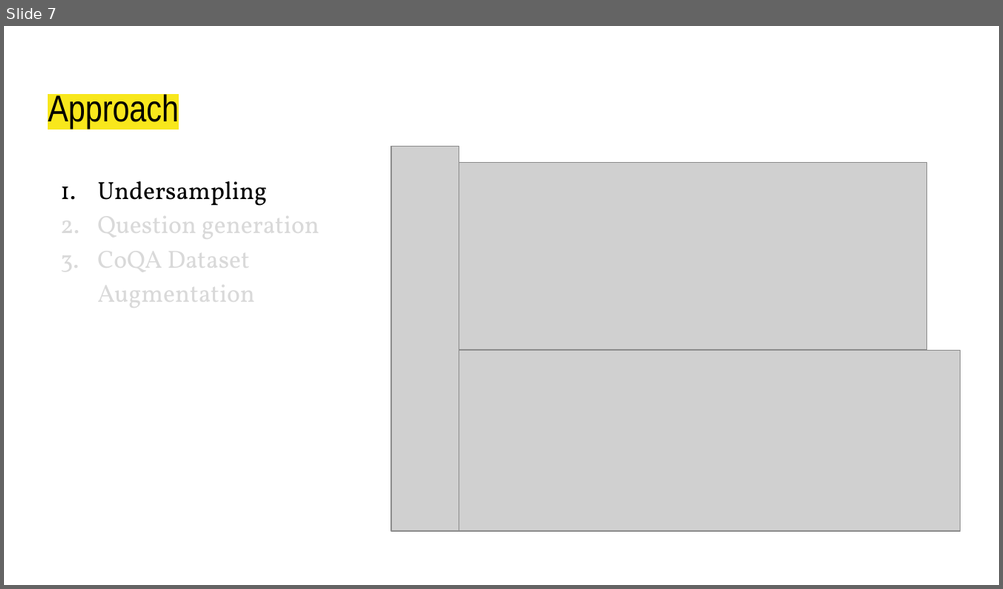
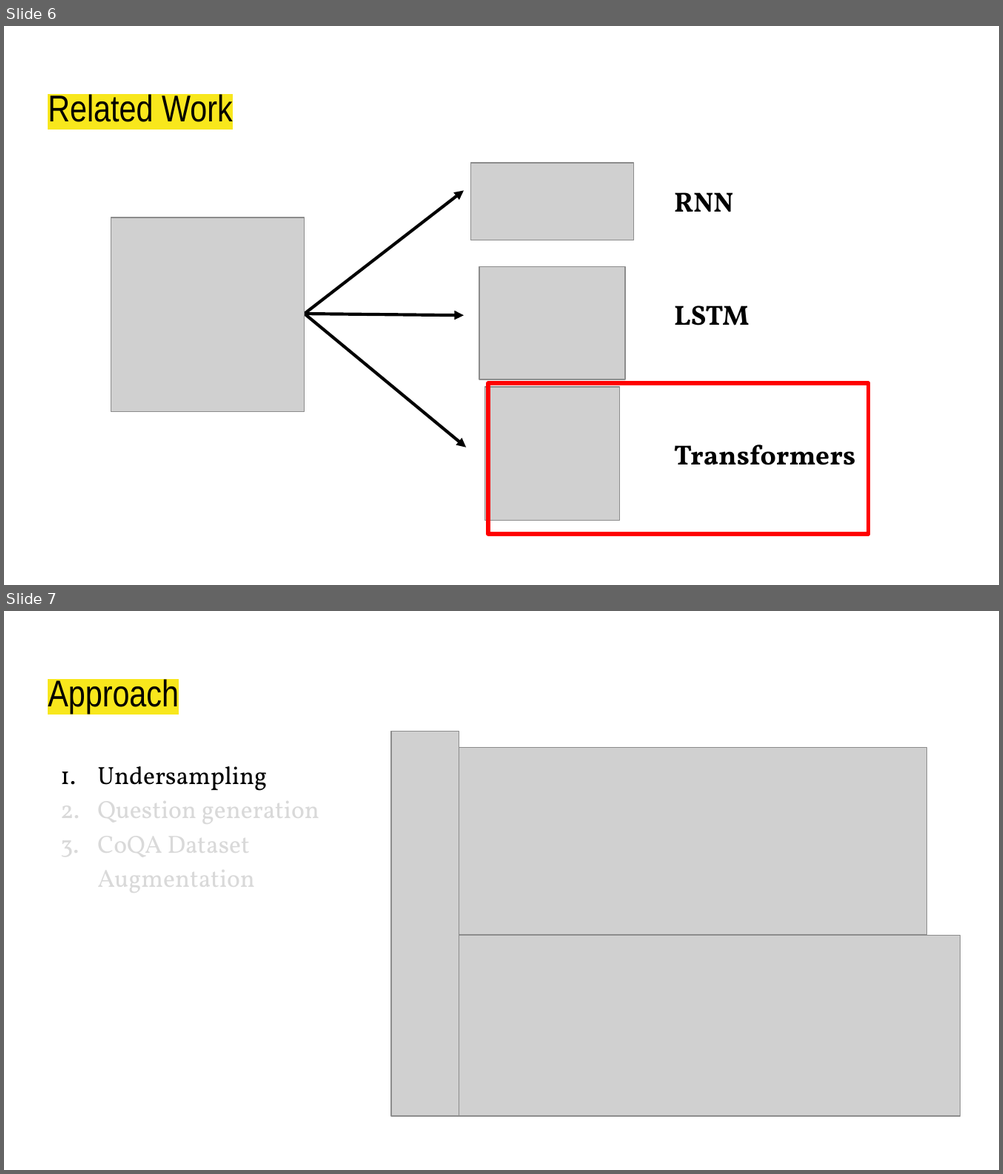
Before and after one commit to g-gagan/Advanced_NLP_Project, a slide deck: CS769 Presentation.pptx. Shown one above the other, each under a label of ours: slide 7 before the commit, slides 6 and 7 after it. The pictures are 1003x589 and 1003x1174 pixels, drawn with LibreOffice and Linux fonts; fonts in the diff are those of the drawing; grey boxes stand for pictures. Boxes give left, top, right and bottom in pixels: in the first picture for what was removed or moved away, otherwise in the second. Text is boxed around its words. In the diff, an @@ line names an element or a change of style, - is before the commit and + after.

```diff
--- a/CS769 Presentation.pptx
+++ b/CS769 Presentation.pptx
@@ slide 6 added at <box>4,26,999,585</box>, background #FFFFFF @@
@@ title added at <box>48,91,233,122</box>, 27 pt, text #000000 @@
+Related Work
@@ picture added at <box>470,163,634,241</box> @@
@@ arrow added from (304, 313) to (464, 191), #000000 2.25 pt @@
@@ text added at <box>674,192,733,212</box>, 20 pt, text #000000, bold @@
+RNN
@@ picture added at <box>111,218,304,412</box> @@
@@ picture added at <box>479,266,625,380</box> @@
@@ arrow added from (304, 313) to (464, 315), #000000 2.25 pt @@
@@ arrow added from (304, 313) to (466, 448), #000000 2.25 pt @@
@@ text added at <box>674,306,748,326</box>, 20 pt, text #000000, bold @@
+LSTM
@@ picture added at <box>484,387,619,521</box> @@
@@ rectangle added at <box>489,383,868,534</box>, outline #FF0000 3 pt @@
@@ text added at <box>674,445,855,466</box>, 20 pt, text #000000, bold @@
+Transformers
```
Also in this commit, not shown: 1 slide changed, 3 other slides added, 2 slides removed.
